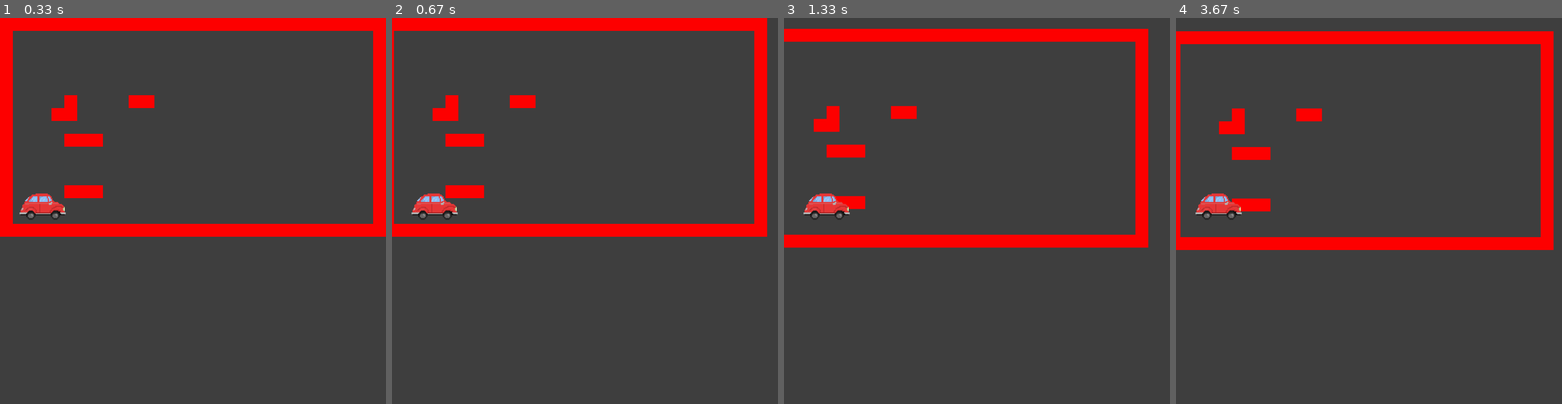
Above: before the commit, frames 1-4 (left to right).
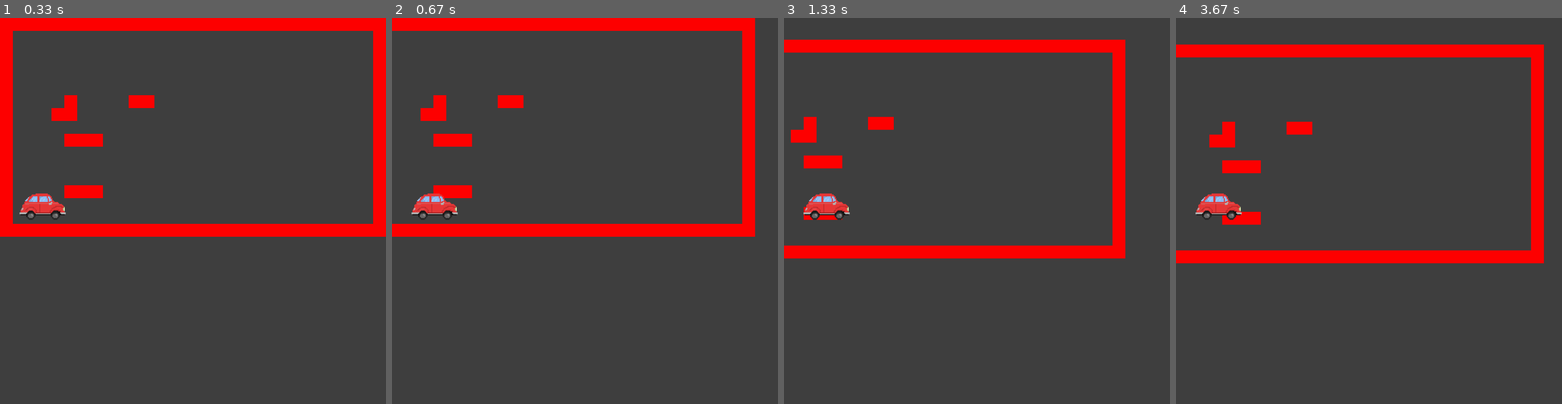
Above: after the commit, the same moments.

Repository: o1chestney/Driving-Home-For-Christmas
Game: pygame game, started from main2.py
Two runs of this game, one before a commit and one after it. Both use one fixed random seed, a clock stepped at 60 frames per second and the inputs below.
Inputs:
- Up to frame 1 (0.33 s): no input
- Up to frame 2 (0.67 s): hold Right from 0.33 s (still down)
- Up to frame 3 (1.33 s): release Right at 0.8 s; hold Up 0.83-1.13 s; hold Right from 1.17 s (still down)
- Up to frame 4 (3.67 s): release Right at 1.63 s; hold Left 1.67-2.2 s; hold Down 2.23-2.53 s; hold Left 2.57-2.97 s; hold Up 3-3.37 s; hold Right from 3.4 s (still down)

Frame 1 is identical in both runs. In frame 2, 4.8% of the frame differs, in the area x 0-98%, y 0-57%; in frame 3, 16%; in frame 4, 18%, in the area x 0-98%, y 3-64%.

Commit message:
Commenting!

Diff:
--- a/config.py
+++ b/config.py
@@ -2,7 +2,7 @@
 
 TILESIZE = 64
 
-FPS = 30
+FPS = 60
 
 ROAD_COLOUR = (64, 64, 64)
 
--- a/main2.py
+++ b/main2.py
@@ -1,64 +1,67 @@
+# Importing ---------------
 import pygame, sys
 
 from config import *
 from sprites import *
 from asset_loader import *
 
+# Running the game --------------------------------------------------------
 class Game:
     def __init__(self):
         self.running = True
 
-        self.screen = pygame.display.set_mode((WIN_WIDTH, WIN_WIDTH))
-        self.clock=pygame.time.Clock()
+        self.screen = pygame.display.set_mode((WIN_WIDTH, # Setting the screen size
+                                              WIN_WIDTH)) # to fit the user's screen
+        self.clock=pygame.time.Clock() # For FPS and timers
 
-        self.asset_loader = Asset_Loader(self)
+        self.asset_loader = Asset_Loader(self) # For rendering assets
 
 
-    def draw(self):
-        self.screen.fill(ROAD_COLOUR)
+    def draw(self): # Drawing the items to the screen
+        self.screen.fill(ROAD_COLOUR) # Temporary background which is a single colour
 
-        self.all_sprites.draw(self.screen)
-        self.clock.tick(FPS)
-        pygame.display.update()
+        self.all_sprites.draw(self.screen) # Drawing sprites to the screen (car, obstacles)
+        self.clock.tick(FPS) # Setting the FPS
+        pygame.display.update() # Refreshing the screen
 
-    def createTilemap(self):
+    def createTilemap(self): # Creating the tile map
         for i, row in enumerate(tilemap):
             for j, column in enumerate(row):
-                if column==1:
-                    Block(self, j, i)
-                if column == 2:
-                    Player(self, j, i)
+                if column==1: # If "1" in tilemap
+                    Block(self, j, i) # Draw obstacle
+                if column == 2: # If "2" in tilemap
+                    Player(self, j, i) # Draw player
 
-    def main_menu(self):
+    def main_menu(self): # For the menu
         pass
 
-    def events(self):
+    def events(self): # For quitting
         for event in pygame.event.get():
-            if event.type == pygame.QUIT:
-                self.running = False
-            elif event.type == pygame.KEYDOWN:
-                if event.key == pygame.K_ESCAPE:
-                    self.running = False
+            if event.type == pygame.QUIT: # If event = pressing the X button in top right
+                self.running = False      # Quit game
+            elif event.type == pygame.KEYDOWN:   # If key pressed
+                if event.key == pygame.K_ESCAPE: # And that key is escape, then:
+                    self.running = False         # Quit
 
-    def update(self):
-        self.all_sprites.update()
+    def update(self): # For refreshing the sprites
+        self.all_sprites.update() # Update sprites (position, colour, anything in the function!)
 
-    def main(self):
-        while self.running:
-            self.events()
-            self.draw()
-            self.update()
+    def main(self): # The main game
+        while self.running: # While app running
+            self.events()   # Call the functions
+            self.draw()     # above in this order
+            self.update()   # so the program works!
 
-    def new(self):
-        self.all_sprites = pygame.sprite.LayeredUpdates()
+    def new(self): # For things you want from the start at the game: e.g. player
+        self.all_sprites = pygame.sprite.LayeredUpdates() # Puts the sprites on screen
 
-        self.createTilemap()
+        self.createTilemap() # Creates a tilemap
 
-if __name__ == "__main__":
-    game = Game()
+if __name__ == "__main__": # If the name = the file you're running, will return True
+    game = Game() # Calling the game class
 
-    game.new()
-    game.main()
+    game.new()    # Calling the functions
+    game.main()   # inside the class
 
-    pygame.quit()
-    sys.exit()
+    pygame.quit() # Quits out of pygame once main stops running
+    sys.exit()    # Closes the window
